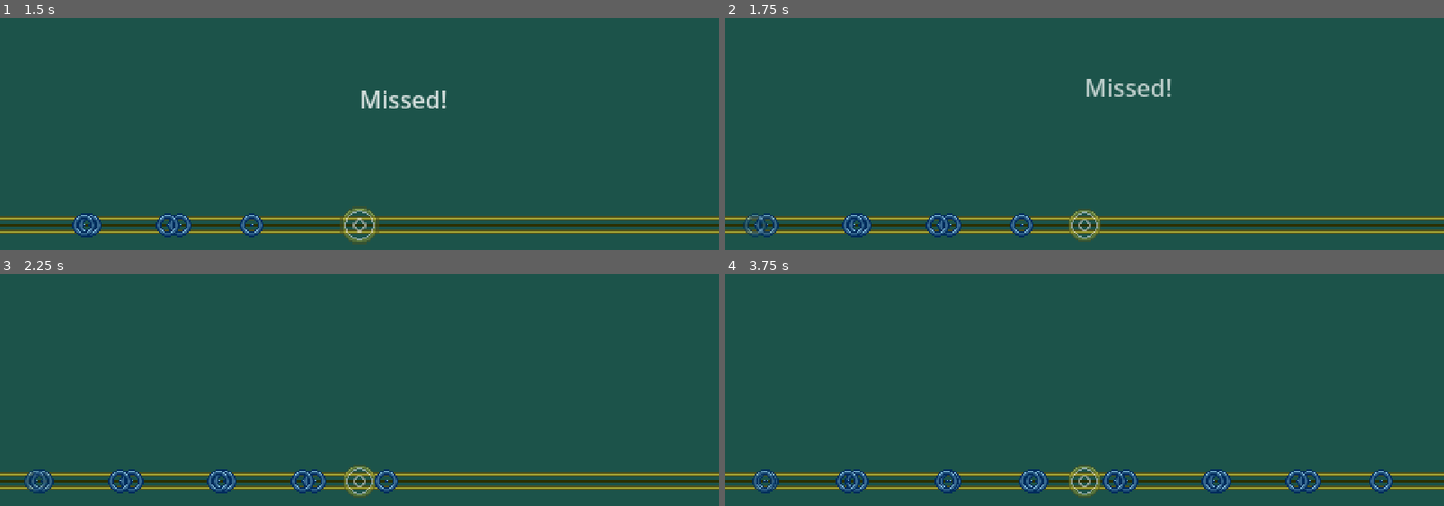
Above: before the commit, frames 1-4 (two rows, left to right).
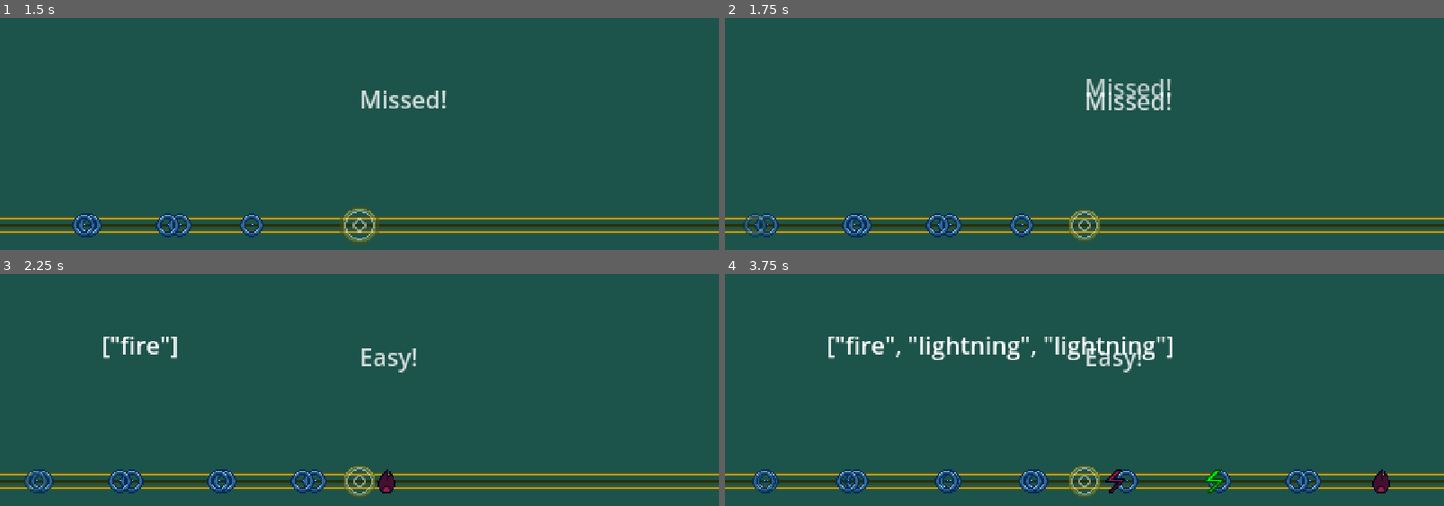
Above: after the commit, the same moments.

Repository: UnsolvedGamesStudio/Listening
Game: Godot game, scene res://scenes/Main.tscn
Same seed, same stepped clock (60 frames per second), same inputs: the game is played once before the commit and once after it. Sound files missing from this copy of the repository are replaced by a short silence.
Inputs (mouse positions are in pixels of both pictures, inside the frame that each line leads up to):
- Up to frame 1 (1.5 s): tap Enter at 0.5 s; move the mouse to (517, 59) at 0.52 s; hold Space (activate) 0.53-1.28 s; click (517, 59) at 0.8 s; move the mouse to (215, 99) at 1.27 s; click (215, 99) at 1.35 s
- Up to frame 2 (1.75 s): tap A (element_1, bound only after the commit) at 1.55 s
- Up to frame 3 (2.25 s): move the mouse to (outside the picture) at 2.02 s; hold A (element_1, bound only after the commit) from 2.03 s (still down)
- Up to frame 4 (3.75 s): tap S (element_2, bound only after the commit) at 2.3, 2.85 s; move the mouse to (1048, 415) at 2.77 s; release A (element_1, bound only after the commit) at 2.78 s; tap D (element_3, bound only after the commit) at 3.05 s; move the mouse to (1300, 394) at 3.52 s; hold D (element_3, bound only after the commit) from 3.53 s (still down)

Frame 1 is identical in both runs. In frame 2, 0.5% of the frame differs, in the area x 50-63%, y 32-40%; in frame 3, 0.9%; in frame 4, 2.8%, in the area x 14-93%, y 27-95%.

Commit message:
7 - Added element combining (A, S, D keys)

Diff:
--- a/autoloads/signal_bus.gd
+++ b/autoloads/signal_bus.gd
@@ -11,3 +11,5 @@
 signal fourth_of_four_beats
 
 signal beat_success(level: int)
+signal beat_success_to_circle(level: int, circle: TimingCircle, element: String)
+signal beat_success_to_spellcast(element: String)
--- a/autoloads/vars.gd
+++ b/autoloads/vars.gd
@@ -1,4 +1,11 @@
 extends Node
 
 ## Beat Visualizer
-var active_circles: Array[timing_circle] = []
+var active_circles: Array[TimingCircle] = []
+
+
+## Spells
+enum elements {FIRE, ICE, LIGHTNING}
+
+var element_container: Array[String] = []
+var last_element:= "none"
--- a/project.godot
+++ b/project.godot
@@ -36,6 +36,10 @@
 window/stretch/scale=2.0
 window/stretch/scale_mode="integer"
 
+[global_group]
+
+beat_activator=""
+
 [input]
 
 left_click={
@@ -53,17 +57,17 @@
 "events": [Object(InputEventKey,"resource_local_to_scene":false,"resource_name":"","device":-1,"window_id":0,"alt_press …(191 unchanged characters)…
 ]
 }
-spell_1={
+element_1={
 "deadzone": 0.2,
 "events": [Object(InputEventKey,"resource_local_to_scene":false,"resource_name":"","device":-1,"window_id":0,"alt_press …(192 unchanged characters)…
 ]
 }
-spell_2={
+element_2={
 "deadzone": 0.2,
 "events": [Object(InputEventKey,"resource_local_to_scene":false,"resource_name":"","device":-1,"window_id":0,"alt_press …(192 unchanged characters)…
 ]
 }
-spell_3={
+element_3={
 "deadzone": 0.2,
 "events": [Object(InputEventKey,"resource_local_to_scene":false,"resource_name":"","device":-1,"window_id":0,"alt_press …(192 unchanged characters)…
 ]
--- a/scenes/Main.tscn
+++ b/scenes/Main.tscn
@@ -1,5 +1,6 @@
-[gd_scene load_steps=2 format=3 uid="uid://xqc1yxn05bn"]
+[gd_scene load_steps=3 format=3 uid="uid://xqc1yxn05bn"]
 
+[ext_resource type="Script" uid="uid://c7e7m01dy0ty" path="res://spell_casting/spellcast.gd" id="2_rvslj"]
 [ext_resource type="PackedScene" uid="uid://dflkyrrs1kf1s" path="res://timing_bar/beat_vizualizer.tscn" id="4_rarhs"]
 
 [node name="Main" type="Node"]
@@ -7,3 +8,16 @@
 [node name="Camera2D" type="Camera2D" parent="."]
 
 [node name="BeatVisualizer" parent="." instance=ExtResource("4_rarhs")]
+
+[node name="Spellcast" type="Node" parent="."]
+script = ExtResource("2_rvslj")
+
+[node name="Label" type="Label" parent="Spellcast"]
+anchors_preset = -1
+anchor_right = 0.041666668
+anchor_bottom = 0.042592593
+offset_left = -172.0
+offset_top = -5.0
+offset_right = -172.0
+offset_bottom = -5.0
+metadata/_edit_use_anchors_ = true
--- /dev/null
+++ b/spell_casting/spellcast.gd
@@ -0,0 +1,32 @@
+extends Node
+
+@onready var label: Label = $Label
+
+func _ready() -> void:
+	Bus.beat_success_to_spellcast.connect(on_beat_success_to_spellcast)
+
+
+func cast_spell():
+	var container:= Vars.element_container
+
+	if container == []:
+		return
+
+	container.clear()
+	label.text = str("Cast!")
+	await get_tree().create_timer(0.4).timeout
+	label.text = ""
+
+
+func on_beat_success_to_spellcast(level, element: String):
+	if element == "none":
+		cast_spell()
+		return
+
+	var container:= Vars.element_container
+
+	if container.size() >= 3:
+		container.clear()
+
+	container.append(element)
+	label.text = str(container)
--- a/timing_bar/beat_vizualizer.gd
+++ b/timing_bar/beat_vizualizer.gd
@@ -4,9 +4,9 @@
 const RANK_LABEL = preload("uid://6w4l5x6wfeyn")
 
 @onready var timing_bar: TextureRect = %TimingBar
-@onready var middle_indicator: Sprite2D = %MiddleIndicator
+@onready var beat_activator: Sprite2D = %BeatActivator
 @onready var beat_area: Area2D = %BeatArea
-@onready var middle_indicator_anim: AnimationPlayer = $MiddleIndicator/MiddleIndicatorAnim
+@onready var beat_activator_anim: AnimationPlayer = %BeatActivatorAnim
 
 @export_range(1, 10) var height_modifier:= 1.2
 
@@ -25,11 +25,11 @@
 	var height:= get_viewport().get_visible_rect().size.y / height_modifier
 
 	timing_bar.global_position.y = height
-	middle_indicator.global_position.x = middle_of_screen.x
+	beat_activator.global_position.x = middle_of_screen.x
 
 	var middle_of_bar:= timing_bar.global_position.y + (timing_bar.size.y / 2)
 
-	middle_indicator.global_position.y = middle_of_bar
+	beat_activator.global_position.y = middle_of_bar
 
 	circle_spawn_pos.y = middle_of_bar
 	circle_spawn_pos.x = 0
@@ -40,7 +40,7 @@
 
 
 func generate_circle():
-	var circle_inst: timing_circle = TIMING_CIRCLE.instantiate()
+	var circle_inst: TimingCircle = TIMING_CIRCLE.instantiate()
 
 	circle_inst.global_position = circle_spawn_pos
 	circle_inst.beat_area = beat_area
@@ -54,26 +54,45 @@
 	middle_of_screen = get_viewport().get_visible_rect().size / 2
 
 
-func pop_out_middle_indicator():
-	middle_indicator_anim.play("pop_out")
+func pop_out_beat_activator():
+	beat_activator_anim.play("pop_out")
 
+## Todo: split into multiple functions/retool to be less confusing
+func check_accuracy(element: String = "none"):
+	var circle: TimingCircle
+	var accuracy:= "missed"
+	var level:= 0
 
-func check_accuracy():
-	var accuracy:= "missed"
+	pop_out_beat_activator()
 
 	for area in beat_area.get_overlapping_areas():
 		if not "difficulty" in area:
 			return accuracy
 
 		if area.difficulty == "easy":
+			level = 1
 			accuracy = "easy"
 
 		if area.difficulty == "medium":
+			level = 2
 			accuracy = "medium"
 
 		if area.difficulty == "perfect":
+			level = 3
 			accuracy = "perfect"
 
+		if area.owner is TimingCircle:
+			circle = area.owner
+
+	if not accuracy == "missed":
+		Bus.beat_success.emit(level)
+		Bus.beat_success_to_circle.emit(level, circle, element)
+		Bus.beat_success_to_spellcast.emit(level, element)
+
+		if not element == "none":
+			Vars.last_element = element
+
+	generate_text(accuracy)
 	return accuracy
 
 
@@ -94,5 +113,13 @@
 
 func _input(event: InputEvent) -> void:
 	if event.is_action_pressed("left_click") or event.is_action_pressed("activate"):
-		pop_out_middle_indicator()
-		generate_text(check_accuracy())
+		check_accuracy()
+
+	elif event.is_action_pressed("element_1"):
+		check_accuracy("fire")
+
+	elif event.is_action_pressed("element_2"):
+		check_accuracy("ice")
+
+	elif event.is_action_pressed("element_3"):
+		check_accuracy("lightning")
--- a/timing_bar/beat_vizualizer.tscn
+++ b/timing_bar/beat_vizualizer.tscn
@@ -43,19 +43,20 @@
 texture = ExtResource("1_boco5")
 stretch_mode = 1
 
-[node name="MiddleIndicator" type="Sprite2D" parent="."]
+[node name="BeatActivator" type="Sprite2D" parent="." groups=["beat_activator"]]
 unique_name_in_owner = true
 modulate = Color(1, 1, 1, 0.49411765)
 position = Vector2(2, 532)
 texture = ExtResource("3_yv7sp")
 
-[node name="BeatArea" type="Area2D" parent="MiddleIndicator"]
+[node name="BeatArea" type="Area2D" parent="BeatActivator"]
 unique_name_in_owner = true
 
-[node name="CollisionShape2D" type="CollisionShape2D" parent="MiddleIndicator/BeatArea"]
+[node name="CollisionShape2D" type="CollisionShape2D" parent="BeatActivator/BeatArea"]
 shape = SubResource("CircleShape2D_yv7sp")
 
-[node name="MiddleIndicatorAnim" type="AnimationPlayer" parent="MiddleIndicator"]
+[node name="BeatActivatorAnim" type="AnimationPlayer" parent="BeatActivator"]
+unique_name_in_owner = true
 libraries = {
 &"": SubResource("AnimationLibrary_3jijn")
 }
--- a/timing_bar/timing_circle.gd
+++ b/timing_bar/timing_circle.gd
@@ -1,11 +1,15 @@
 extends Sprite2D
-class_name timing_circle
+class_name TimingCircle
 
 @onready var zones: Node2D = %Zones
 @onready var easy_zone: Area2D = %EasyZone
 @onready var medium_zone: Area2D = %MediumZone
 @onready var perfect_zone: Area2D = %PerfectZone
 @onready var visible_on_screen_notifier_2d: VisibleOnScreenNotifier2D = $VisibleOnScreenNotifier2D
+
+const FIRE_SIGIL = preload("uid://cv18664g653gf")
+const ICE_SIGIL = preload("uid://bu5poabmlsdta")
+const LIGHTNING_SIGIL = preload("uid://c3brioukmdf24")
 
 const SLOW_SPEED:= 1.0
 const MEDIUM_SPEED:= 2.0
@@ -18,6 +22,7 @@
 	var easiest_zone:= perfect_zone
 
 	visible_on_screen_notifier_2d.connect("screen_exited", on_screen_exited)
+	Bus.beat_success_to_circle.connect(on_beat_success_to_circle)
 
 
 func _process(delta: float) -> void:
@@ -33,6 +38,50 @@
 
 	queue_free()
 
+##Todo: Replace strings with enum/dict/other
+func change_to_sigil(element: String):
+	if element == "none":
+		return
+
+	if element == "fire":
+		texture = FIRE_SIGIL
+	if element == "ice":
+		texture = ICE_SIGIL
+	if element == "lightning":
+		texture = LIGHTNING_SIGIL
+
+
+func recolor(level: int):
+	if level == 0:
+		return
+
+	if level == 1:
+		modulate = Color(1.224, 0.154, 0.325)
+		return
+
+	if level == 2:
+		modulate = Color(2.033, 0.985, 0.0)
+		return
+
+	if level >= 3:
+		modulate = Color(0.0, 1.637, 0.0)
+		return
+
+
+func deactivate_zones():
+	for zone: Area2D in zones.get_children():
+		zone.monitorable = false
+		zone.monitoring = false
+
+
+func on_beat_success_to_circle(level: int, circle: TimingCircle, element: String):
+	if not circle == self:
+		return
+
+	deactivate_zones()
+	change_to_sigil(element)
+	recolor(level)
+
 
 func on_screen_exited():
 	remove()
--- a/timing_bar/timing_circle.tscn
+++ b/timing_bar/timing_circle.tscn
@@ -5,13 +5,13 @@
 [ext_resource type="Script" uid="uid://dft4gp0t0pod4" path="res://timing_bar/timing_circle_zone.gd" id="3_yo2ja"]
 
 [sub_resource type="CircleShape2D" id="CircleShape2D_tjtfn"]
-radius = 9.861882
+radius = 9.105401
 
 [sub_resource type="CircleShape2D" id="CircleShape2D_yo2ja"]
-radius = 4.2449036
+radius = 3.6133754
 
 [sub_resource type="CircleShape2D" id="CircleShape2D_4mav4"]
-radius = 0.67466056
+radius = 1.0806454
 
 [sub_resource type="Animation" id="Animation_yo2ja"]
 resource_name = "enter"
@@ -35,7 +35,6 @@
 }
 
 [node name="TimingCircle" type="Sprite2D"]
-modulate = Color(1, 1, 1, 0)
 texture = ExtResource("1_476gq")
 script = ExtResource("2_3qkbb")
 
Binary file added: assets/sprites/ui/fire_sigil.aseprite
Binary file added: assets/sprites/ui/fire_sigil.png
Not shown, added: assets/sprites/ui/fire_sigil.png.import
Binary file added: assets/sprites/ui/ice_sigil.aseprite
Binary file added: assets/sprites/ui/ice_sigil.png
Not shown, added: assets/sprites/ui/ice_sigil.png.import
Binary file added: assets/sprites/ui/lightning_sigil.aseprite
Binary file added: assets/sprites/ui/lightning_sigil.png
Not shown, added: assets/sprites/ui/lightning_sigil.png.import
Binary file changed: assets/sprites/ui/timing_circle.aseprite
Binary file removed: assets/sprites/ui/timing_circle_left.aseprite
Binary file removed: assets/sprites/ui/timing_circle_right.aseprite
(and 1 more such lines)
